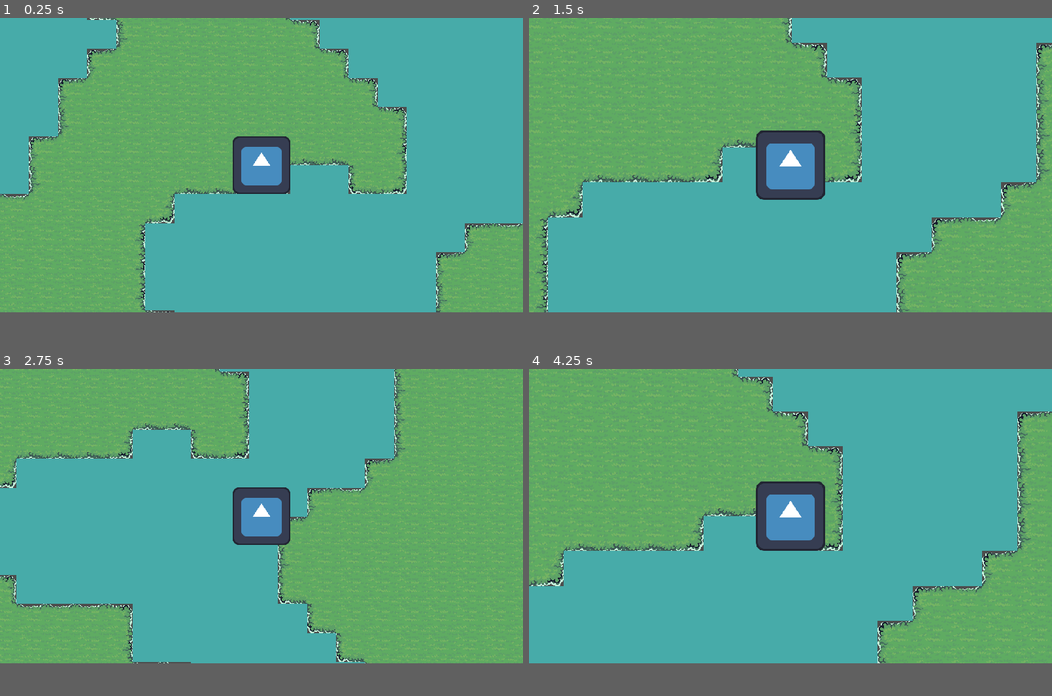
Above: before the commit, frames 1-4 (two rows, left to right).
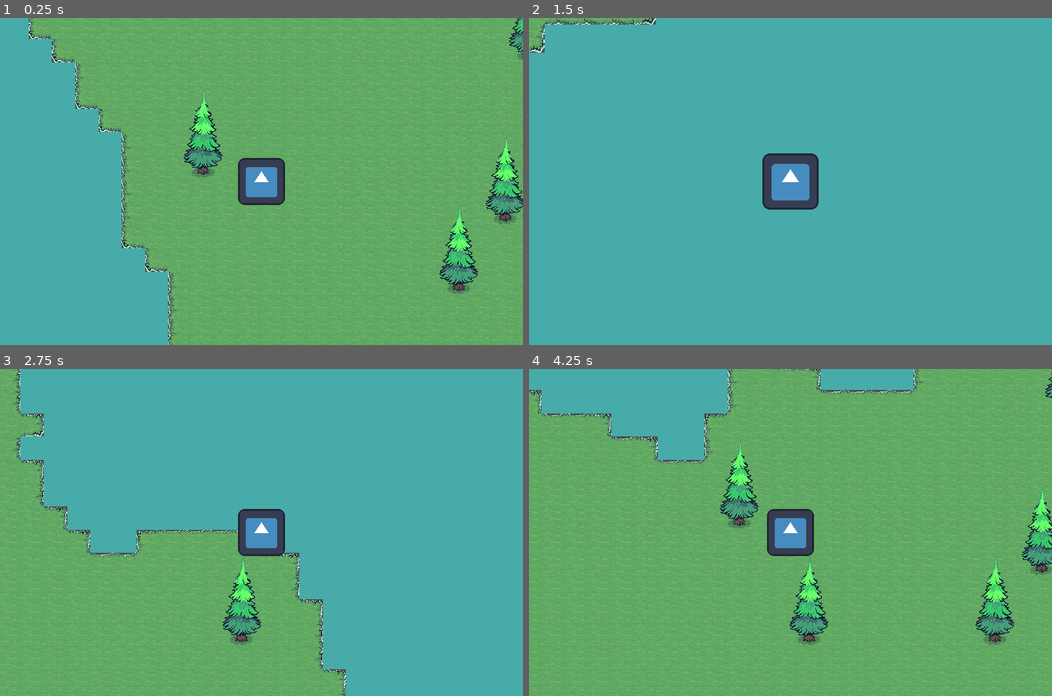
Above: after the commit, the same moments.

Repository: August099/juegoMulti
Game: Godot game, scene res://Escenario/world_generation.tscn
Two runs of this game, one before a commit and one after it. Both use one fixed random seed, a clock stepped at 60 frames per second and the inputs below. This scene is started directly instead of the project's main scene. The engine's default icon, where the game draws it, is replaced by a stand-in: a white triangle on a blue panel in a dark square.
Inputs (mouse positions are in pixels of both pictures, inside the frame that each line leads up to):
- Up to frame 1 (0.25 s): no input
- Up to frame 2 (1.5 s): tap Enter (ui_accept) at 0.5, 0.6, 0.77, 1.07 s; move the mouse to (905, 148) at 0.52 s; hold D (MoveRight) 0.53-1.28 s; move the mouse to (685, 181) at 1.27 s; hold S (MoveDown) from 1.28 s (still down); tap Mouse wheel up (ZoomIn) at 1.35 s
- Up to frame 3 (2.75 s): tap Enter (ui_accept) at 1.52, 1.55, 1.82, 2.3 s; move the mouse to (313, 450) at 2.02 s; release S (MoveDown) at 2.03 s; hold D (MoveRight) from 2.03 s (still down); tap Mouse wheel down (ZoomOut) at 2.1 s
- Up to frame 4 (4.25 s): move the mouse to (764, 575) at 2.77 s; release D (MoveRight) at 2.78 s; hold W (MoveUp) 2.78-3.53 s; tap Enter (ui_accept) at 2.85, 3.02, 3.32, 3.77, 3.8, 4.07 s; move the mouse to (947, 558) at 3.52 s; hold A (MoveLeft) from 3.53 s (still down); tap Mouse wheel up (ZoomIn) at 3.6 s
In our replay, the window is 800x450 before the commit and 800x500 after it. These sizes can differ from the game's own. Grey fills any space a smaller window leaves; there, only what the larger window draws over its background counts as a difference.

The runs differ from the first frame. In frame 1, 61% of the frame differs, in the area x 0-100%, y 0-100%; in frame 2, 42%; in frame 3, 67%; in frame 4, 62%.

Commit message:
random seed generation

Diff:
--- a/Escenario/world_generation.gd
+++ b/Escenario/world_generation.gd
@@ -32,6 +32,7 @@
 # Called when the node enters the scene tree for the first time.
 func _ready():
 	noise = noise_height_text.noise
+	noise.seed = randi()
 	tree_noise = noise_tree_text.noise
 	generate_world()
 
--- a/Escenario/world_generation.tscn
+++ b/Escenario/world_generation.tscn
@@ -7830,3 +7830,4 @@
 
 [node name="player" parent="." instance=ExtResource("12_lk7rx")]
 z_index = 6
+position = Vector2(577, 328)
--- a/Scripts/player.gd
+++ b/Scripts/player.gd
@@ -60,3 +60,5 @@
 	if Input.is_action_just_pressed('ZoomOut'):
 		var zoom_value = camera.zoom.x - 0.2
 		camera.zoom = Vector2(zoom_value, zoom_value)
+	if Input.is_action_just_pressed("ui_accept"):
+		get_tree().reload_current_scene()
--- a/project.godot
+++ b/project.godot
@@ -17,6 +17,8 @@
 
 [display]
 
+window/size/viewport_width=1440
+window/size/viewport_height=900
 window/stretch/mode="canvas_items"
 window/stretch/aspect="expand"
 
Not shown, changed: Assets/Font/Alkatra-VariableFont_wght.ttf.import
Not shown, changed: Assets/Menu/close.svg.import
Not shown, changed: Assets/Menu/thumbs_up.svg.import
Not shown, changed: Assets/Menu/wait.svg.import
